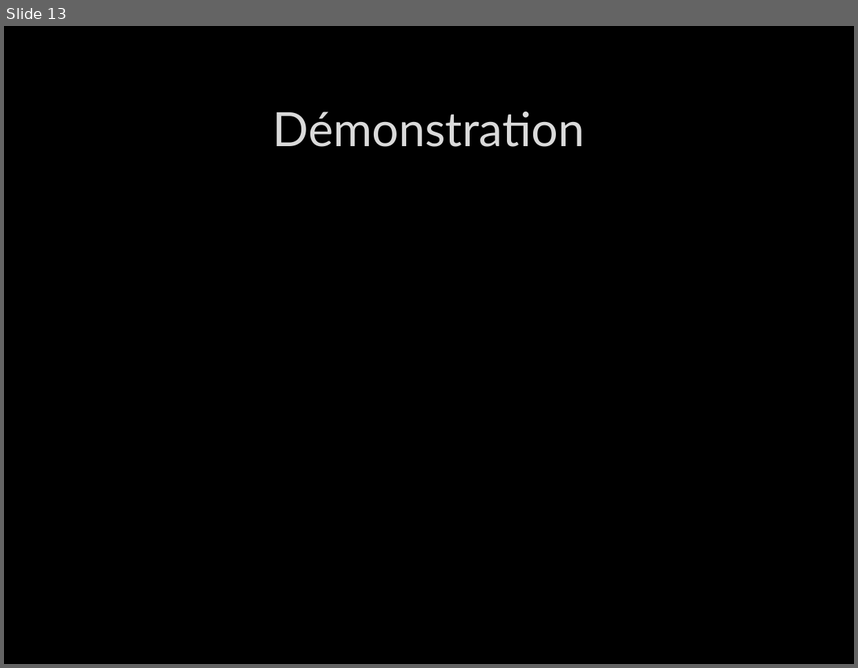
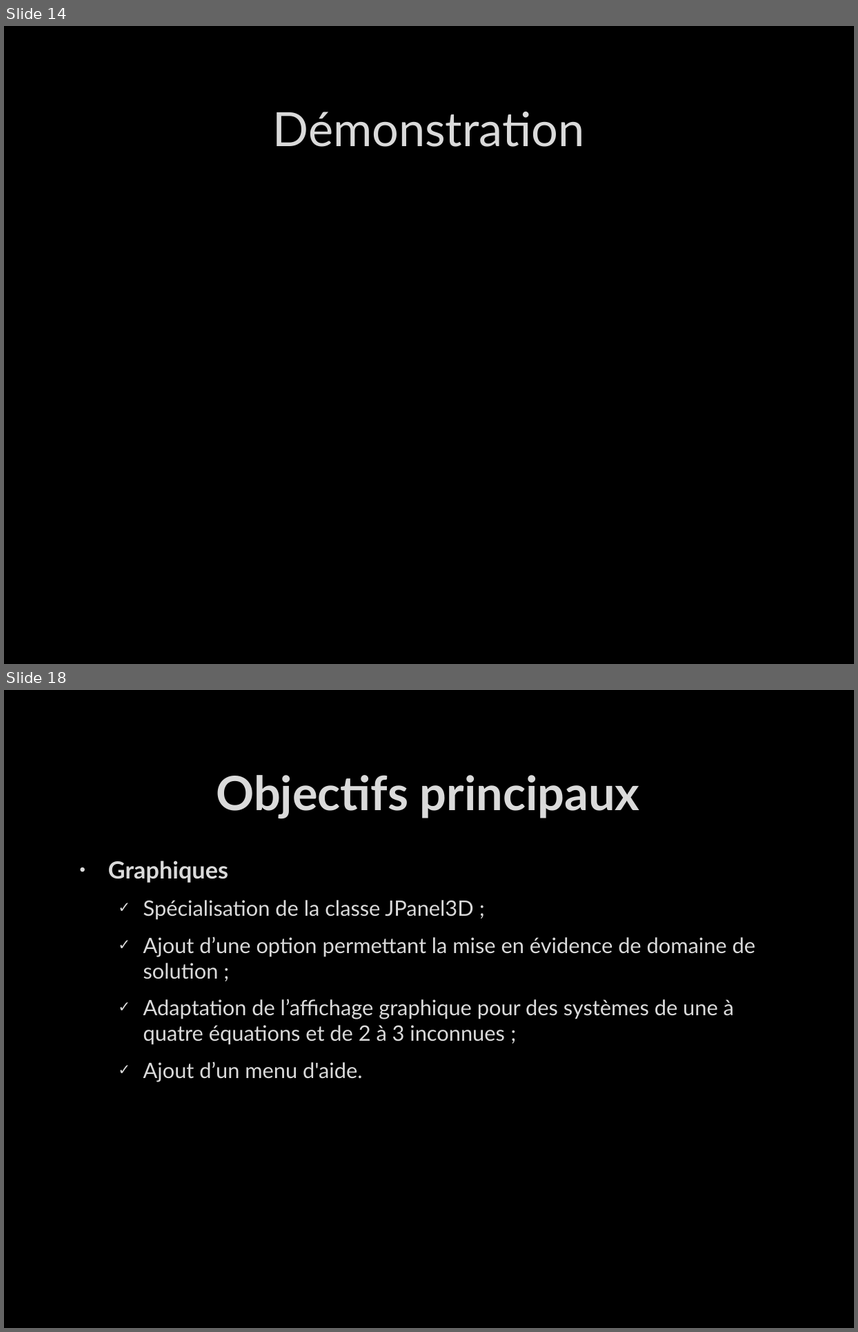
Before and after one commit to bastou2316/p2-java, a slide deck: Projet Hes d'été/4. Cloture/Présentation NSolver v2.pptx. Shown one above the other, each under a label of ours: slide 13 before the commit, slides 14 and 18 after it; the slides between them are not shown. The pictures are 858x668 and 858x1332 pixels, drawn with LibreOffice and Linux fonts; fonts in the diff are those of the drawing; background and template pictures are left out. Boxes give left, top, right and bottom in pixels: in the first picture for what was removed or moved away, otherwise in the second. Text is boxed around its words. In the diff, an @@ line names an element or a change of style, - is before the commit and + after.

```diff
--- a/Projet Hes d'été/4. Cloture/Présentation NSolver v2.pptx
+++ b/Projet Hes d'été/4. Cloture/Présentation NSolver v2.pptx
@@ slide 18 added at <box>4,690,854,1328</box>, background picture (left out) @@
@@ title added at <box>216,775,639,819</box>, 40 pt, text #DADADA, bold @@
+Objectifs principaux
@@ text added at <box>108,860,756,1082</box>, 18 pt, text #DADADA @@
+• Graphiques
+  ✓ Spécialisation de la classe JPanel3D ;
+  ✓ Ajout d’une option permettant la mise en évidence de domaine de solution ;
+  ✓ Adaptation de l’affichage graphique pour des systèmes de une à quatre équations et de 2 à 3 inconnues ;
+  ✓ Ajout d’un menu d'aide.
@@ what was slide 13 is now slide 14 @@
```
Also in this commit, not shown: 4 slides changed, 7 other slides added.
